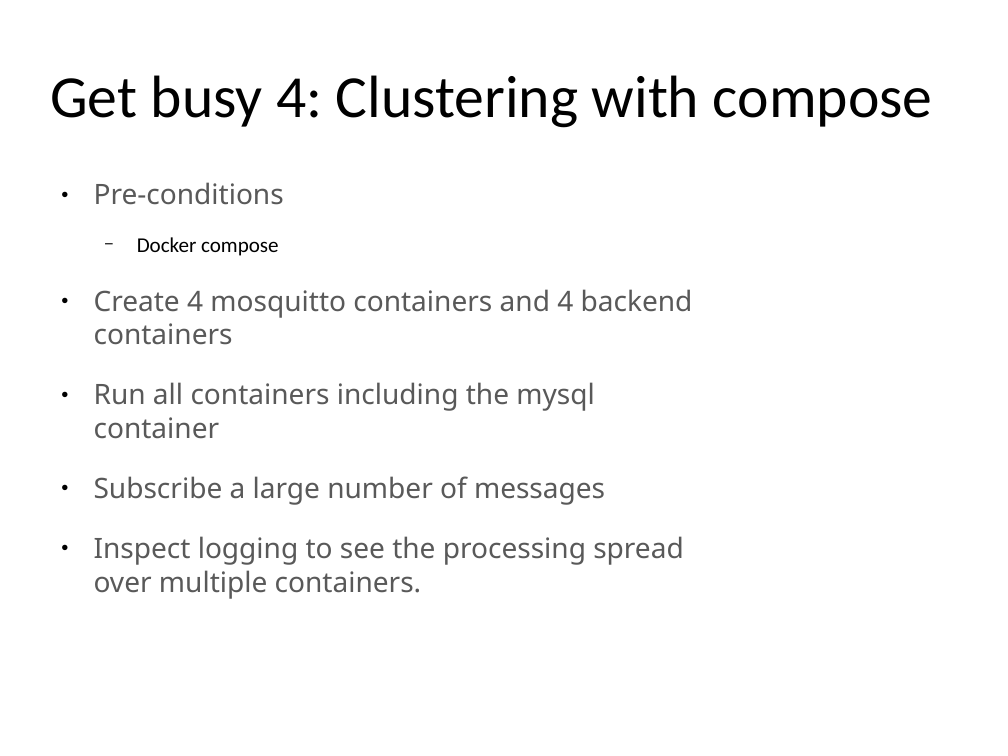
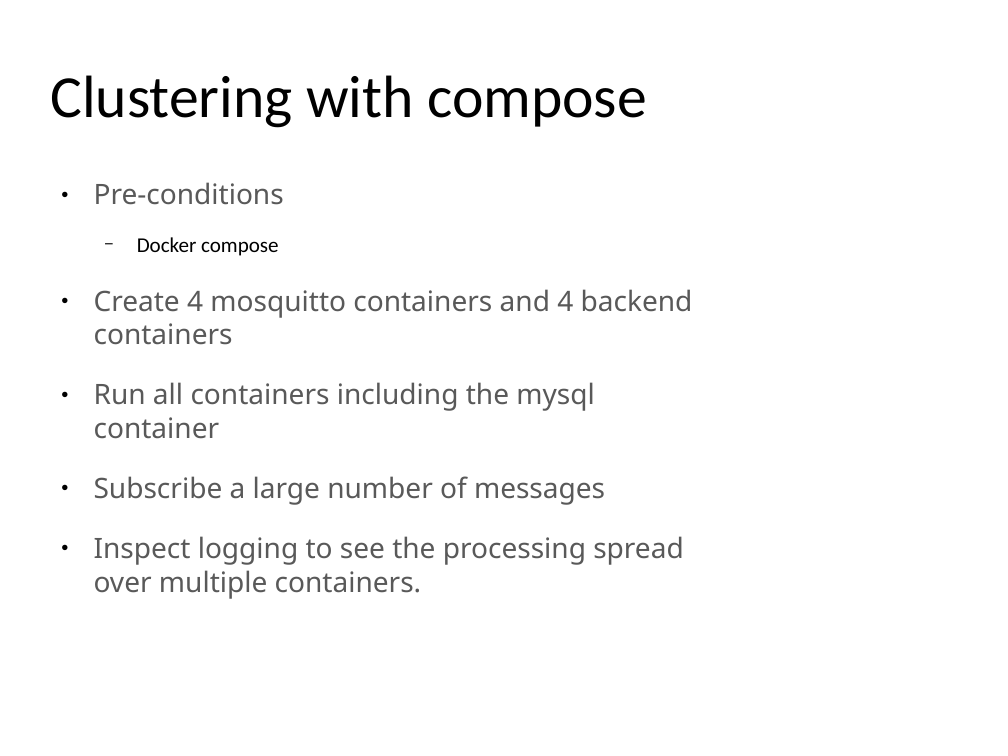
Before and after one commit to yeronimuz/gossip, a slide deck: slide 39 of presentation/docker_for_java_v1.0.odp (slide 37 before the commit). Drawn at 1008x756 pixels with LibreOffice and Linux fonts; fonts in the diff are those of the drawing; background and template pictures are left out. Boxes give left, top, right and bottom in pixels: in the first picture for what was removed or moved away, otherwise in the second. Text is boxed around its words. In the diff, an @@ line names an element or a change of style, - is before the commit and + after.

```diff
--- a/presentation/docker_for_java_v1.0.odp
+++ b/presentation/docker_for_java_v1.0.odp
@@ title at <box>50,75,647,128</box>: text changed @@
-Get busy 4: Clustering with compose
+Clustering with compose
```
Also in this commit, not shown: 2 other slides changed, 3 slides added, 1 slide removed.
